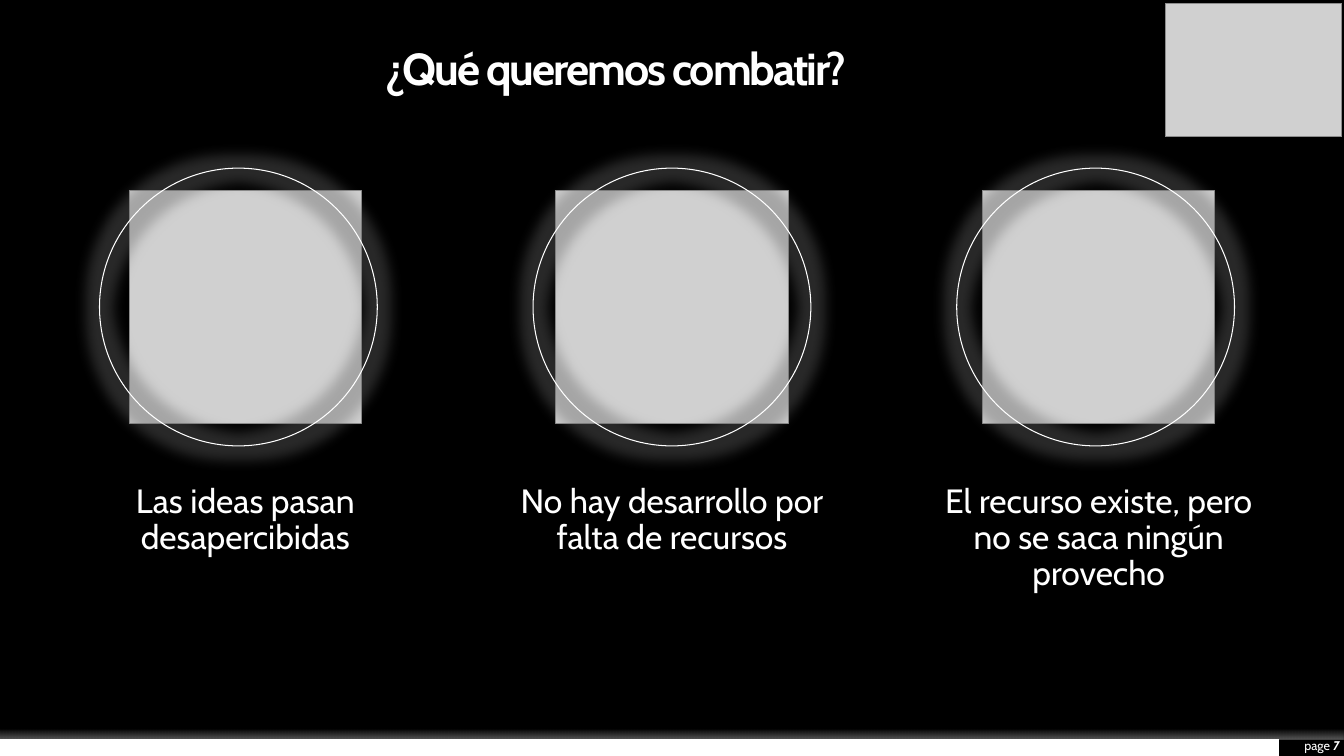
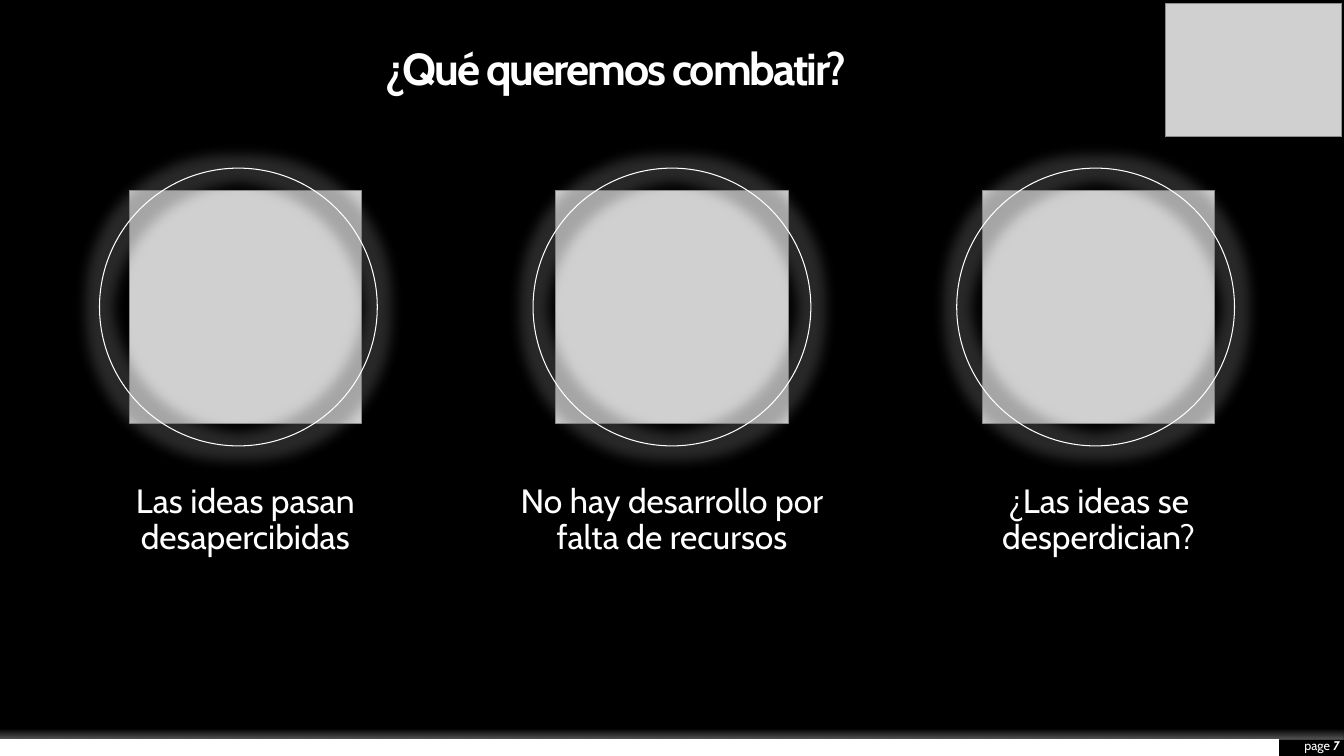
Before and after one commit to KevinHern/ingsoft, a slide deck: slide 7 of Docs/Presentacion_Final/final.pptx. Drawn at 1344x756 pixels with LibreOffice and Linux fonts; fonts in the diff are those of the drawing; grey boxes stand for pictures; background and template pictures are left out. Boxes give left, top, right and bottom in pixels: in the first picture for what was removed or moved away, otherwise in the second. Text is boxed around its words. In the diff, an @@ line names an element or a change of style, - is before the commit and + after.

Commit message:
Update

```diff
--- a/Docs/Presentacion_Final/final.pptx
+++ b/Docs/Presentacion_Final/final.pptx
@@ text at [1002, 487, 1195, 557]: text changed @@
-El recurso existe, pero no se saca ningún provecho
+¿Las ideas se desperdician?
```
Also in this commit, not shown: 1 other slide changed.
